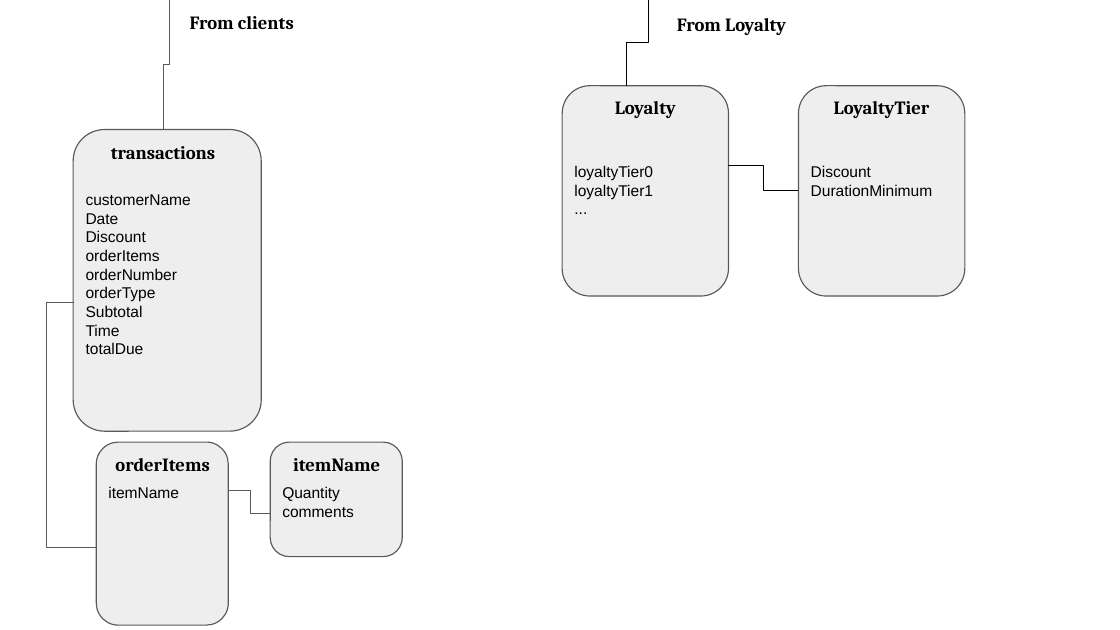
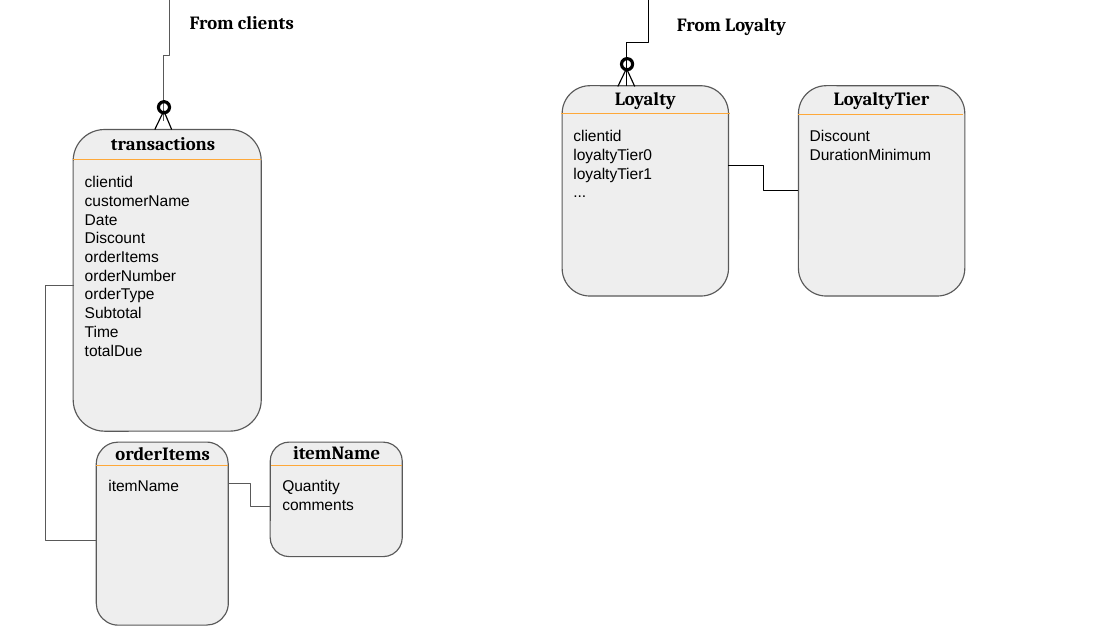
Before and after one commit to AndyM123/CS691, a slide deck: slide 2 of Database/DB diagram draft20191021.pptx. Drawn at 1120x630 pixels with LibreOffice and Linux fonts; fonts in the diff are those of the drawing. Boxes give left, top, right and bottom in pixels: in the first picture for what was removed or moved away, otherwise in the second. Text is boxed around its words. In the diff, an @@ line names an element or a change of style, - is before the commit and + after.

```diff
--- a/Database/DB diagram draft20191021.pptx
+++ b/Database/DB diagram draft20191021.pptx
@@ elbow line moved from (169, 0) - (164, 130) to (169, 0) - (164, 121) @@
@@ ellipse added at (622,58,633,69), outline #000000 2 pt @@
@@ line added from (627, 68) to (618, 86), #000000 0.75 pt @@
@@ line added from (627, 69) to (635, 86), #000000 0.75 pt @@
@@ line added from (164, 111) to (155, 130), #000000 0.75 pt @@
@@ ellipse added at (158,102,169,113), outline #000000 2 pt @@
@@ line added from (164, 111) to (171, 130), #000000 0.75 pt @@
@@ line added from (561, 113) to (729, 113), #FEA83A 0.75 pt @@
@@ text "clientid": place and size @@
-text "clientid" at (574,165,653,199)
+text "clientid" at (573,129,652,182)
@@ text "Discount": place and size @@
-text "Discount" at (811,165,933,196)
+text "Discount" at (810,129,932,160)
@@ line added from (799, 114) to (963, 114), #FEA83A 0.75 pt @@
@@ text at (573,129,621,141): paragraph added @@
+clientid
@@ line added from (73, 159) to (261, 159), #FEA83A 0.75 pt @@
@@ text "clientid": place and size @@
-text "clientid" at (86,194,191,354)
+text "clientid" at (85,175,190,356)
@@ text at (85,175,133,187): paragraph added @@
+clientid
@@ elbow line moved from (74, 302) - (97, 548) to (74, 286) - (97, 541) @@
@@ 5 texts: place and size @@
-5 texts at (111,101,930,471)
+5 texts at (111,92,930,460)
@@ line added from (96, 465) to (228, 465), #FEA83A 0.75 pt @@
@@ line added from (271, 465) to (402, 465), #FEA83A 0.75 pt @@
@@ 2 texts, 1 elbow line: place and size @@
-2 texts, 1 elbow line at (108,486,354,517)
+2 texts, 1 elbow line at (108,479,354,510)
```
Also in this commit, not shown: 1 other slide changed.
